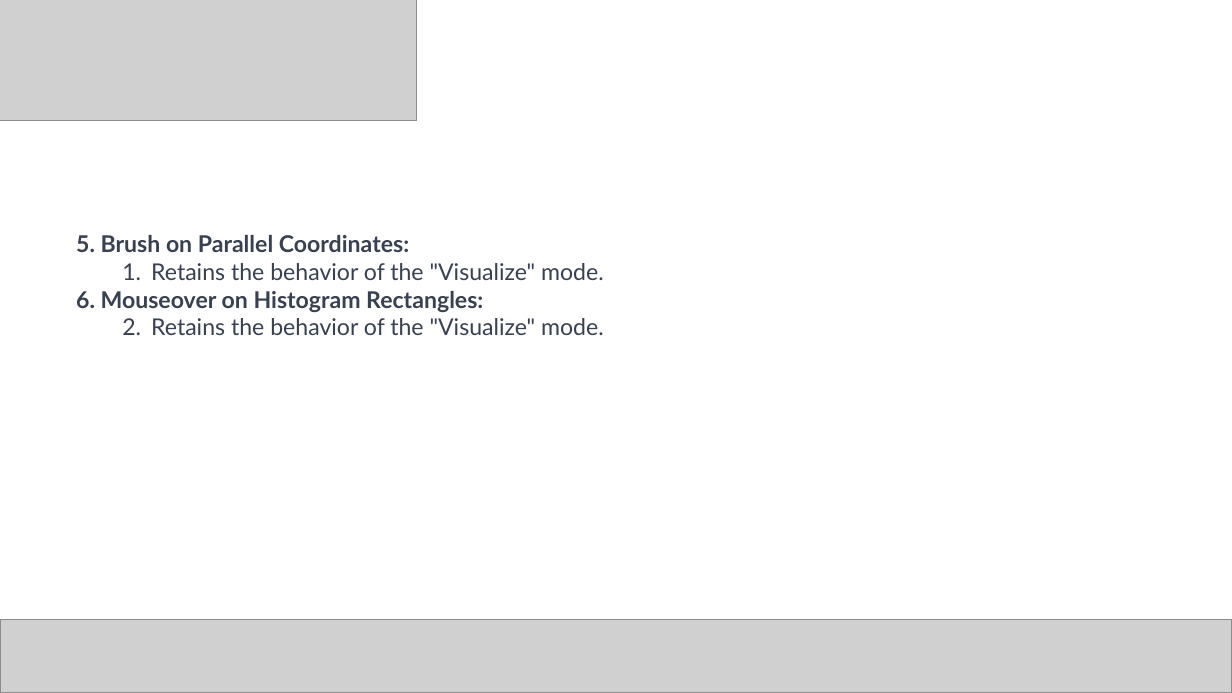
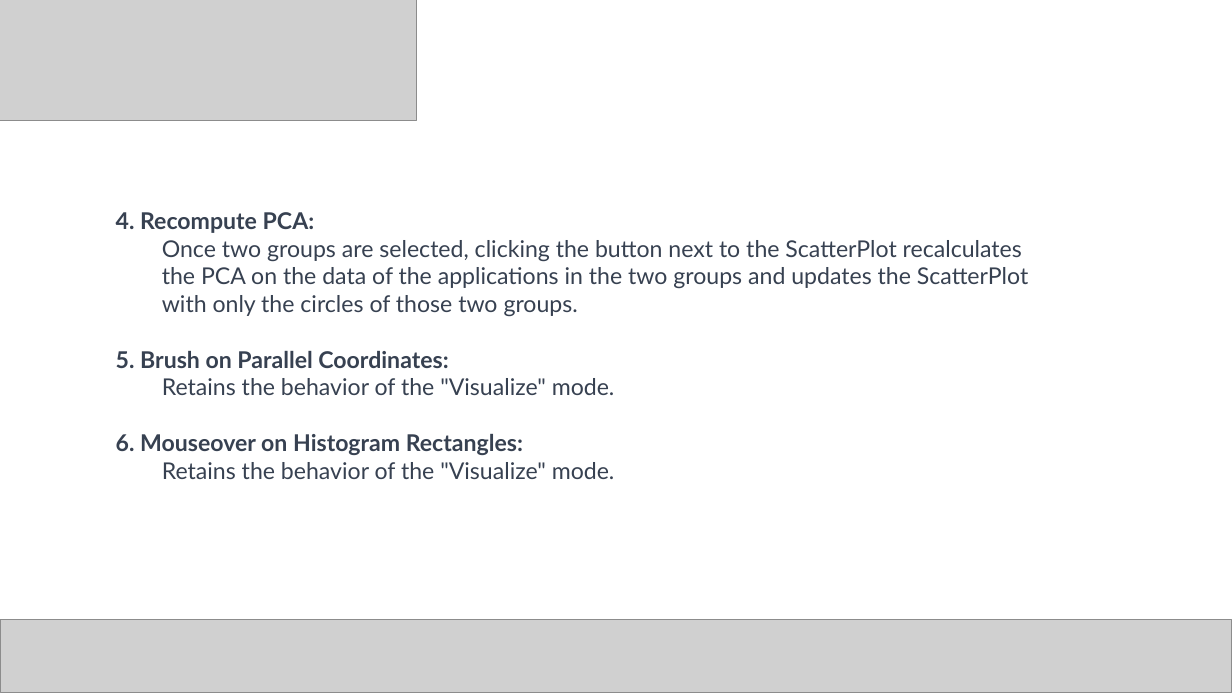
Before and after one commit to Cristian-Fioravanti/Visual-Analytics, a slide deck: slide 17 of Visual Analytics.pptx. Drawn at 1232x693 pixels with LibreOffice and Linux fonts; fonts in the diff are those of the drawing; grey boxes stand for pictures. Boxes give left, top, right and bottom in pixels: in the first picture for what was removed or moved away, otherwise in the second. Text is boxed around its words. In the diff, an @@ line names an element or a change of style, - is before the commit and + after.

```diff
--- a/Visual Analytics.pptx
+++ b/Visual Analytics.pptx
@@ text "4. Recompute PCA:" moved from (x1=76, y1=235, x2=604, y2=335) to (x1=116, y1=212, x2=1028, y2=479) @@
@@ text at (x1=116, y1=212, x2=1028, y2=316): paragraphs added @@
+4. Recompute PCA:
+  Once two groups are selected, clicking the button next to the ScatterPlot recalculates the PCA on the data of the applications in the two groups and updates the ScatterPlot with only the circles of those two groups.
@@ text at (x1=162, y1=378, x2=615, y2=479): bullet 1. to none @@
```
Also in this commit, not shown: 2 other slides changed, 1 slide added, 2 slides removed.
